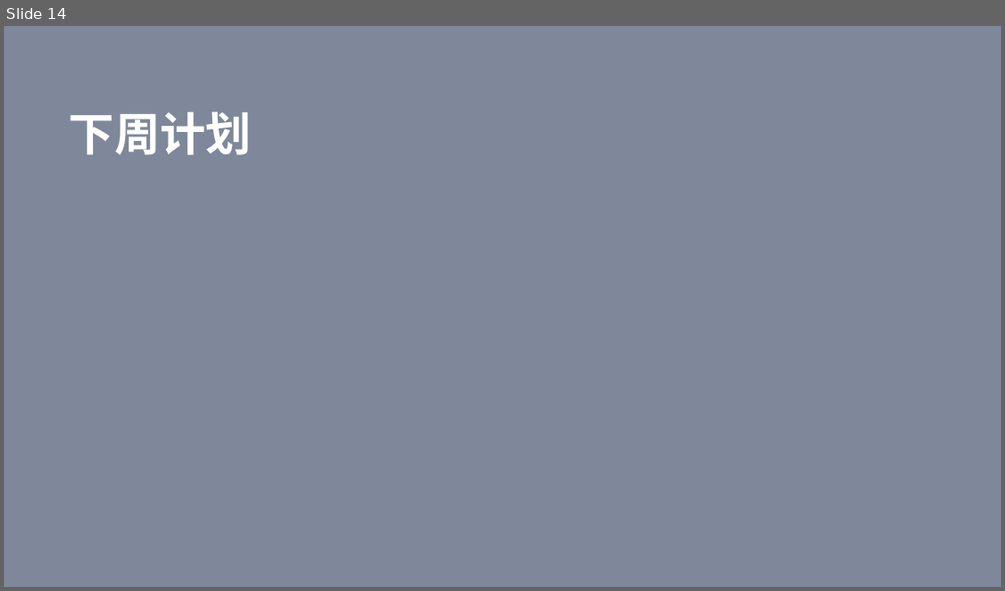
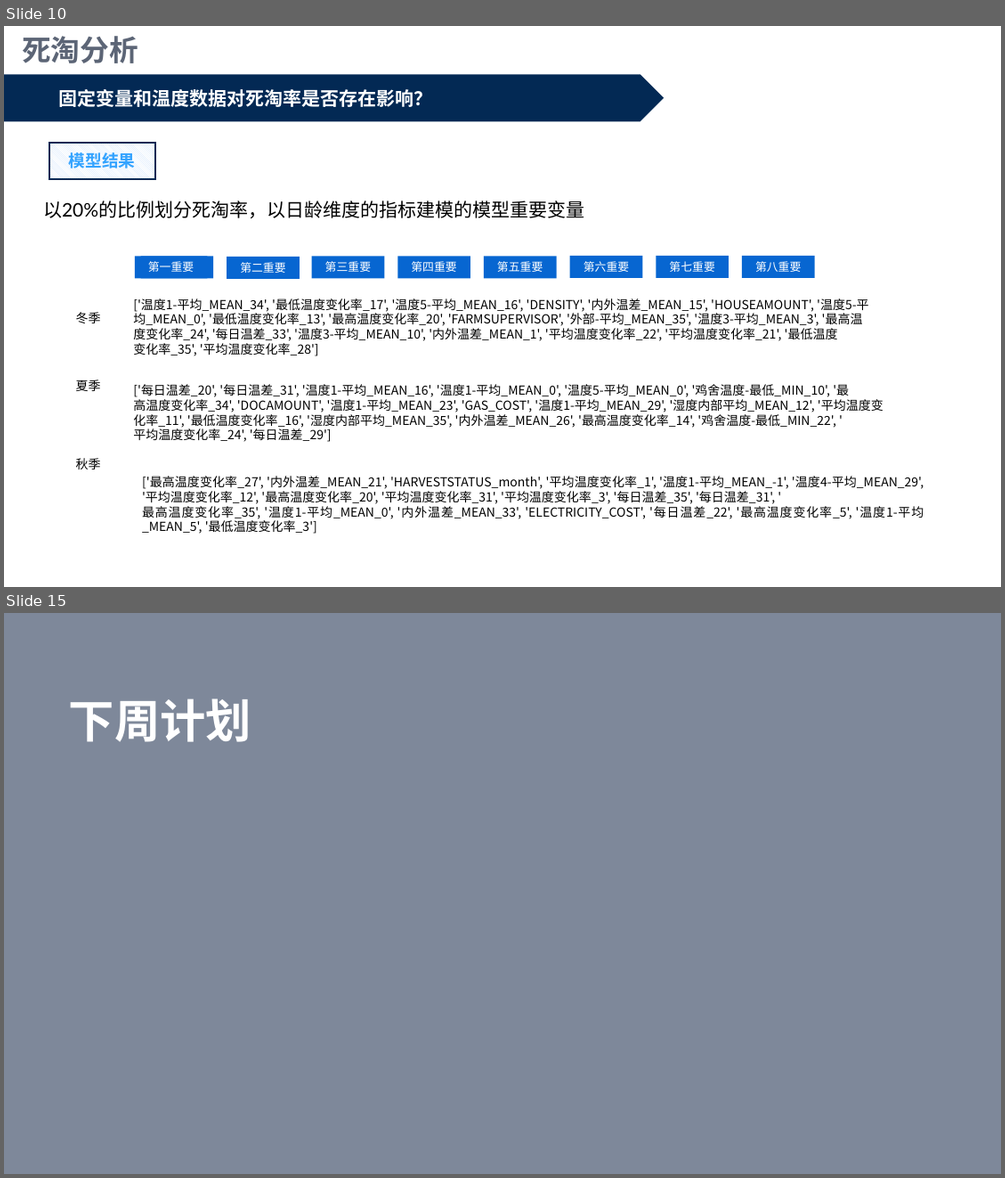
Before and after one commit to xiaoyanyan0/chickenfarming, a slide deck: 阶段性结论/week 0516v0.1.pptx. Shown one above the other, each under a label of ours: slide 14 before the commit, slides 10 and 15 after it; the slides between them are not shown. The pictures are 1005x591 and 1005x1178 pixels, drawn with LibreOffice and Linux fonts; fonts in the diff are those of the drawing. Boxes give left, top, right and bottom in pixels: in the first picture for what was removed or moved away, otherwise in the second. Text is boxed around its words. In the diff, an @@ line names an element or a change of style, - is before the commit and + after.

```diff
--- a/阶段性结论/week 0516v0.1.pptx
+++ b/阶段性结论/week 0516v0.1.pptx
@@ slide 10 added at bbox=[4, 26, 1001, 587], background #FFFFFF @@
@@ text added at bbox=[22, 36, 138, 63], 28 pt, text #5C6576, bold @@
+死淘分析
@@ pentagon arrow added at bbox=[4, 75, 663, 122], fill #032954 @@
@@ text added at bbox=[59, 89, 433, 107], 18 pt, text #FFFFFF, bold @@
+固定变量和温度数据对死淘率是否存在影响？
@@ rectangle added at bbox=[48, 143, 155, 179], fill pattern #C6E0FD on #FFFFFF, outline #032954 1.5 pt, 16 pt, text #33A3FF, bold @@
+模型结果
@@ text added at bbox=[43, 200, 584, 218], 18 pt, text #000000 @@
+以20%的比例划分死淘率，以日龄维度的指标建模的模型重要变量
@@ rectangle added at bbox=[135, 257, 208, 279], fill #0766D1, 11 pt, text #FFFFFF @@
+第一重要
@@ rectangle added at bbox=[141, 257, 213, 279], fill #0766D1, 11 pt, text #FFFFFF @@
+第一重要
@@ rectangle added at bbox=[226, 257, 299, 279], fill #0766D1, 11 pt, text #FFFFFF @@
+第二重要
@@ rectangle added at bbox=[312, 257, 385, 279], fill #0766D1, 11 pt, text #FFFFFF @@
+第三重要
@@ rectangle added at bbox=[398, 257, 470, 279], fill #0766D1, 11 pt, text #FFFFFF @@
+第四重要
@@ rectangle added at bbox=[484, 257, 557, 279], fill #0766D1, 11 pt, text #FFFFFF @@
+第五重要
@@ rectangle added at bbox=[570, 256, 643, 278], fill #0766D1, 11 pt, text #FFFFFF @@
+第六重要
@@ rectangle added at bbox=[656, 256, 728, 278], fill #0766D1, 11 pt, text #FFFFFF @@
+第七重要
@@ rectangle added at bbox=[742, 256, 815, 278], fill #0766D1, 11 pt, text #FFFFFF @@
+第八重要
@@ text added at bbox=[76, 312, 101, 323], 12 pt, text #000000 @@
+冬季
@@ text added at bbox=[133, 298, 869, 356], 12 pt, text #000000 @@
+['温度1-平均_MEAN_34', '最低温度变化率_17', '温度5-平均_MEAN_16', 'DENSITY', '内外温差_MEAN_15', 'HOUSEAMOUNT', '温度5-平
+均_MEAN_0', '最低温度变化率_13', '最高温度变化率_20', 'FARMSUPERVISOR', '外部-平均_MEAN_35', '温度3-平均_MEAN_3', '最高温
+度变化率_24', '每日温差_33', '温度3-平均_MEAN_10', '内外温差_MEAN_1', '平均温度变化率_22', '平均温度变化率_21', '最低温度
+变化率_35', '平均温度变化率_28']
@@ text added at bbox=[76, 379, 101, 391], 12 pt, text #000000 @@
+夏季
@@ text added at bbox=[133, 384, 883, 442], 12 pt, text #000000 @@
+['每日温差_20', '每日温差_31', '温度1-平均_MEAN_16', '温度1-平均_MEAN_0', '温度5-平均_MEAN_0', '鸡舍温度-最低_MIN_10', '最
+高温度变化率_34', 'DOCAMOUNT', '温度1-平均_MEAN_23', 'GAS_COST', '温度1-平均_MEAN_29', '湿度内部平均_MEAN_12', '平均温度变
+化率_11', '最低温度变化率_16', '湿度内部平均_MEAN_35', '内外温差_MEAN_26', '最高温度变化率_14', '鸡舍温度-最低_MIN_22', '
+平均温度变化率_24', '每日温差_29']
@@ text added at bbox=[76, 458, 101, 469], 12 pt, text #000000 @@
+秋季
@@ text added at bbox=[142, 475, 924, 533], 12 pt, text #000000 @@
+['最高温度变化率_27', '内外温差_MEAN_21', 'HARVESTSTATUS_month', '平均温度变化率_1', '温度1-平均_MEAN_-1', '温度4-平均_MEAN_29', '平均温度变化率_12', '最高温度变化率_20', '平均温度变化率_31', '平均温度变化率_3', '每日温差_35', '每日温差_31', '
+最高温度变化率_35', '温度1-平均_MEAN_0', '内外温差_MEAN_33', 'ELECTRICITY_COST', '每日温差_22', '最高温度变化率_5', '温度1-平均_MEAN_5', '最低温度变化率_3']
@@ what was slide 14 is now slide 15 @@
```
Also in this commit, not shown: 1 slide changed, 9 other slides added, 9 slides removed, 13 other files.
